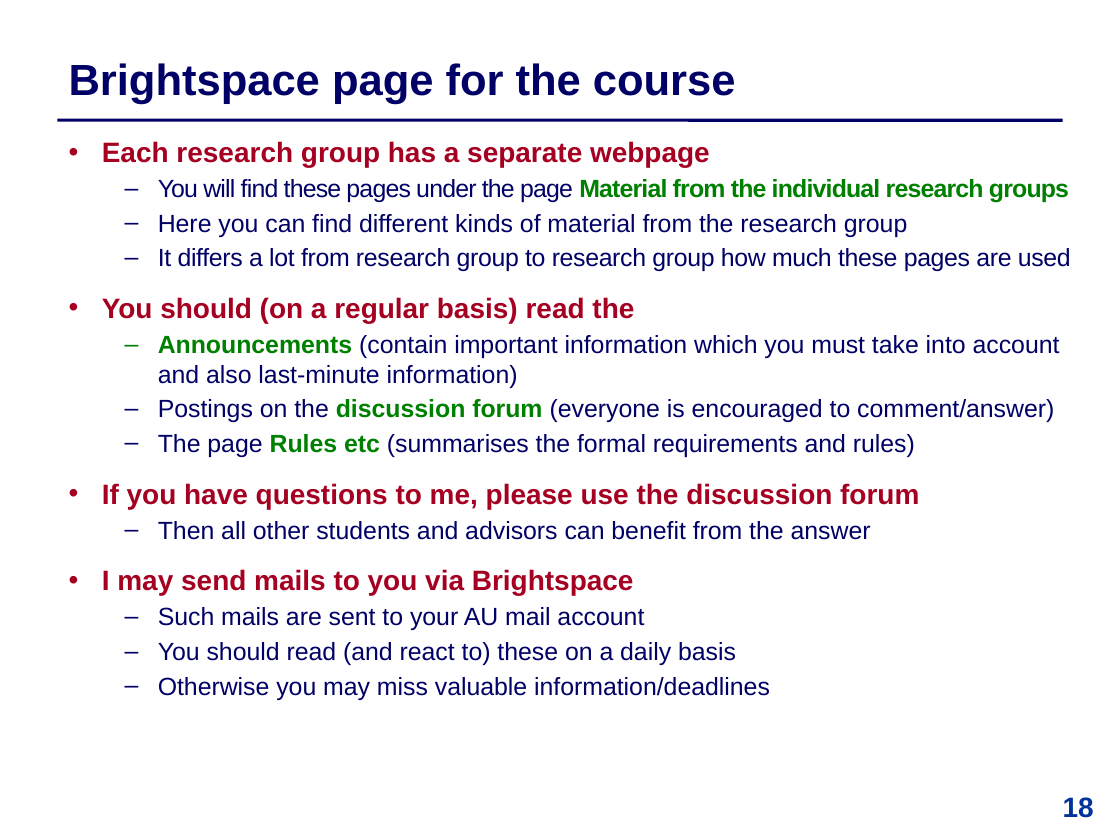
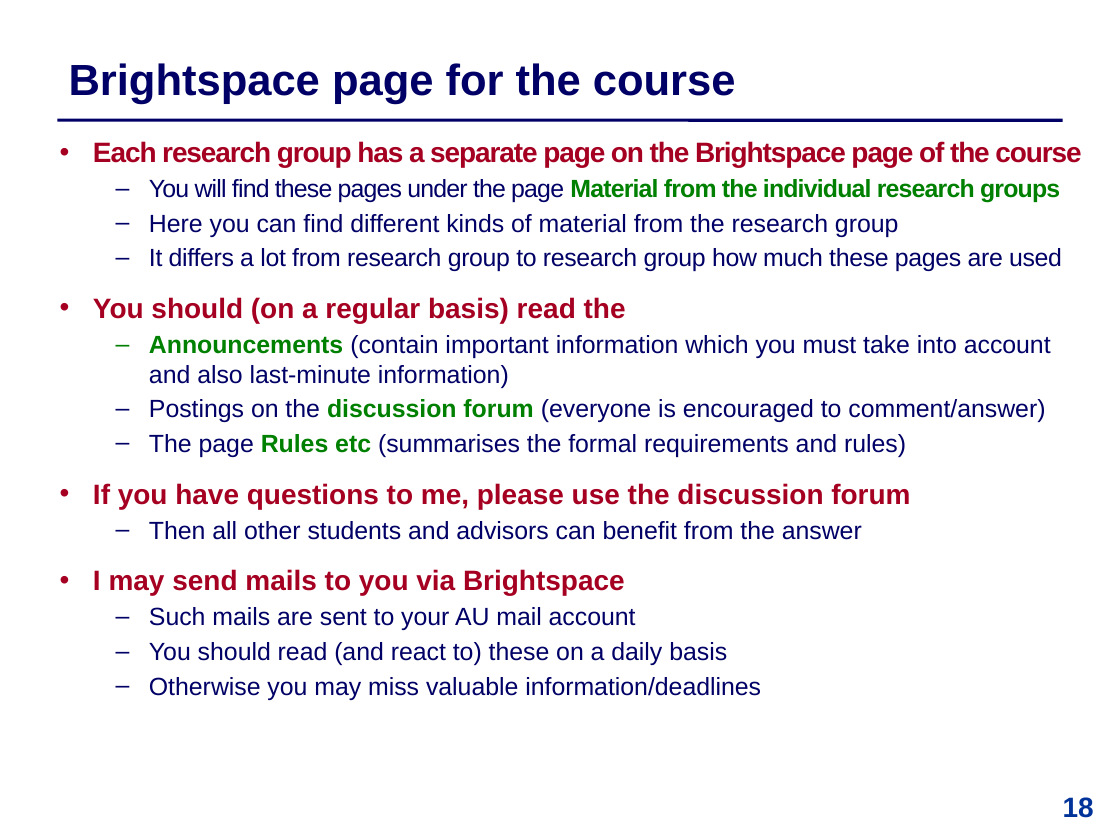
Before and after one commit to IntProgAU/Materiale, a slide deck: slide 18 of web/b22/1 Bachelor Contract .pptx. Drawn at 1120x840 pixels with LibreOffice and Linux fonts; fonts in the diff are those of the drawing. Boxes give left, top, right and bottom in pixels: in the first picture for what was removed or moved away, otherwise in the second. Text is boxed around its words. In the diff, an @@ line names an element or a change of style, - is before the commit and + after.

```diff
--- a/web/b22/1 Bachelor Contract .pptx
+++ b/web/b22/1 Bachelor Contract .pptx
@@ text "Each research group has a ...": place and size @@
-text "Each research group has a ..." at bbox=[102, 141, 1071, 700]
+text "Each research group has a ..." at bbox=[93, 141, 1081, 700]
@@ text at bbox=[93, 141, 1081, 167]: text changed @@
-  • Each research group has a separate webpage
+  • Each research group has a separate page on the Brightspace page of the course
```
Also in this commit, not shown: 6 other slides changed, 2 other files.
